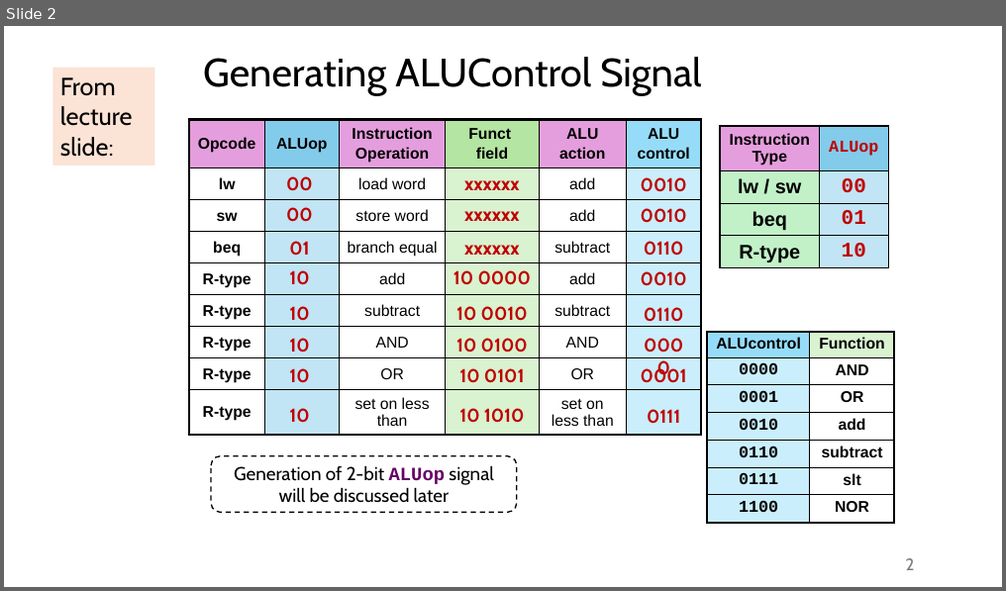
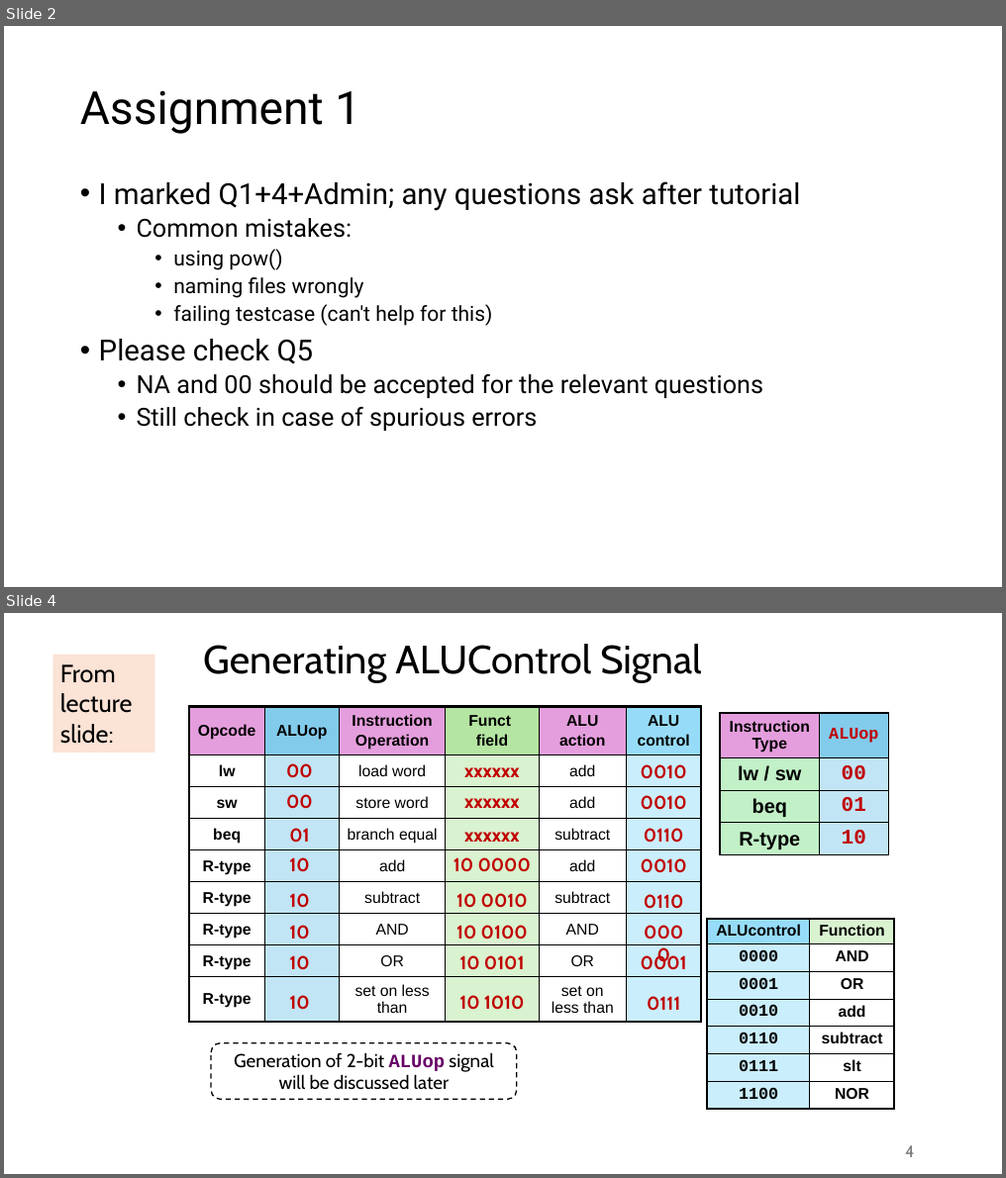
Before and after one commit to theodoreleebrant-acad/TA-2425S1-dev, a slide deck: CS2100/CS2100 Tutorial 5.pptx. Shown one above the other, each under a label of ours: slide 2 before the commit, slides 2 and 4 after it; the slides between them are not shown. The pictures are 1006x591 and 1006x1178 pixels, drawn with LibreOffice and Linux fonts; fonts in the diff are those of the drawing. Boxes give left, top, right and bottom in pixels: in the first picture for what was removed or moved away, otherwise in the second. Text is boxed around its words. In the diff, an @@ line names an element or a change of style, - is before the commit and + after.

```diff
--- a/CS2100/CS2100 Tutorial 5.pptx
+++ b/CS2100/CS2100 Tutorial 5.pptx
@@ slide 2 added at (x1=4, y1=26, x2=1002, y2=587), background #FFFFFF @@
@@ title added at (x1=80, y1=90, x2=360, y2=134), 44 pt, text #000000 @@
+Assignment 1
@@ text added at (x1=99, y1=181, x2=800, y2=431), 24 pt, text #000000 @@
+• I marked Q1+4+Admin; any questions ask after tutorial
+  • Common mistakes:
+    • using pow()
+    • naming files wrongly
+    • failing testcase (can't help for this)
+• Please check Q5
+  • NA and 00 should be accepted for the relevant questions
+  • Still check in case of spurious errors
@@ what was slide 2 is now slide 4 @@
@@ page number at (x1=905, y1=1146, x2=914, y2=1157): text changed @@
-2
+4
```
Also in this commit, not shown: 4 slides changed, 1 other slide added, 3 other files.
